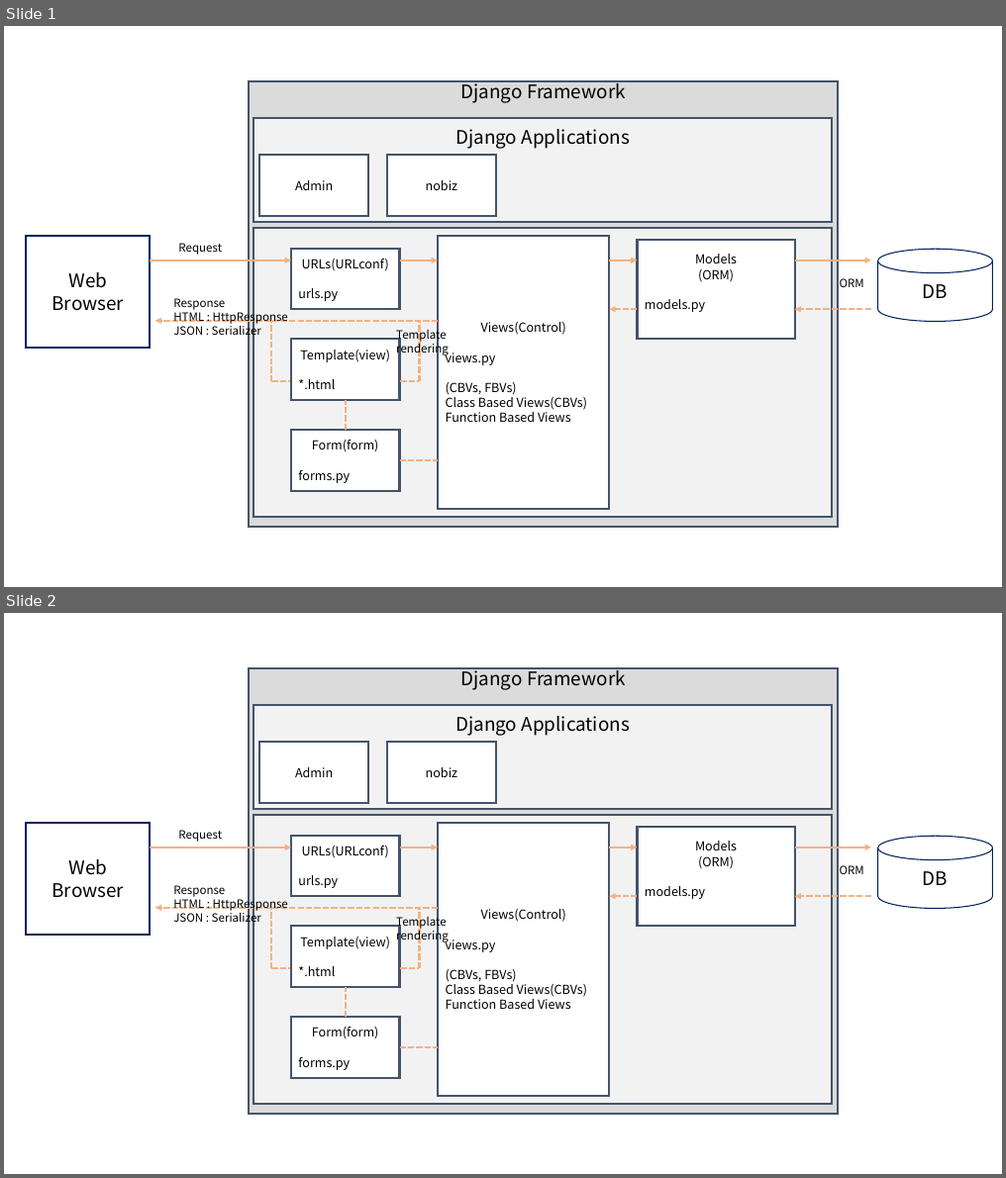
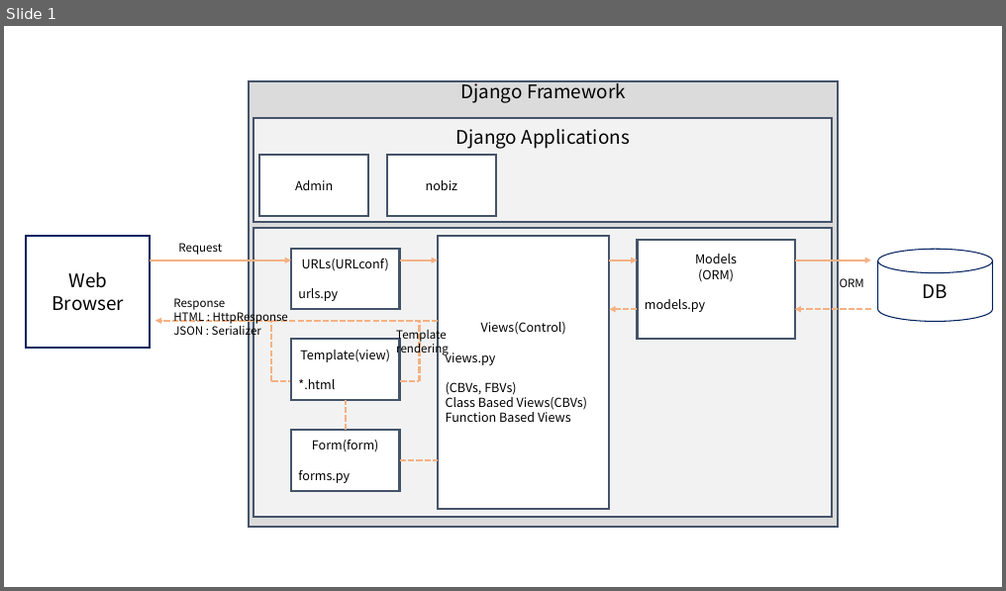
Before and after one commit to lsjsj92/text_mining_with_hwang, a slide deck: project model.pptx. Shown one above the other, each under a label of ours: slides 1 and 2 before the commit, slide 1 after it. The pictures are 1006x1178 and 1006x591 pixels, drawn with LibreOffice and Linux fonts; fonts in the diff are those of the drawing. Boxes give left, top, right and bottom in pixels: in the first picture for what was removed or moved away, otherwise in the second. Text is boxed around its words. In the diff, an @@ line names an element or a change of style, - is before the commit and + after.

```diff
--- a/project model.pptx
+++ b/project model.pptx
@@ slide 1 removed at bbox=[4, 26, 1002, 587], background #FFFFFF @@
@@ rectangle removed at bbox=[249, 81, 838, 527] @@
-Django Framework
@@ rectangle removed at bbox=[254, 118, 832, 222] @@
-Django Applications
@@ rectangle removed at bbox=[260, 155, 368, 216] @@
-Admin
@@ rectangle removed at bbox=[387, 155, 496, 216] @@
-nobiz
@@ rectangle removed at bbox=[254, 228, 832, 518] @@
@@ rectangle removed at bbox=[27, 236, 150, 348] @@
-Web
-Browser
@@ arrow removed from (150, 261) to (291, 261) @@
@@ text removed at bbox=[178, 243, 222, 255] @@
-Request
@@ rectangle removed at bbox=[291, 249, 400, 310] @@
-URLs(URLconf)
-urls.py
@@ arrow removed from (400, 261) to (439, 261) @@
@@ rectangle removed at bbox=[439, 236, 610, 509] @@
-Views(Control)
-views.py
-(CBVs, FBVs)
-Class Based Views(CBVs)
-Function Based Views
@@ arrow removed from (610, 261) to (638, 261) @@
@@ rectangle removed at bbox=[638, 240, 795, 340] @@
-Models
-(ORM)
-models.py
@@ arrow removed from (795, 261) to (871, 261) @@
@@ cylinder removed at bbox=[878, 249, 993, 322] @@
-DB
@@ text removed at bbox=[840, 278, 864, 287] @@
-ORM
@@ arrow removed from (439, 321) to (155, 321) @@
@@ text removed at bbox=[173, 298, 288, 339] @@
-Response
-HTML : HttpResponse
-JSON : Serializer
@@ line removed from (272, 381) to (272, 321) @@
@@ line removed from (420, 381) to (420, 321) @@
@@ arrow removed from (638, 310) to (610, 310) @@
@@ arrow removed from (871, 310) to (795, 310) @@
@@ rectangle removed at bbox=[291, 339, 400, 400] @@
-Template(view)
-*.html
@@ text removed at bbox=[396, 327, 449, 357] @@
-Template rendering
@@ line removed from (271, 380) to (291, 380) @@
@@ line removed from (401, 380) to (420, 380) @@
@@ line removed from (346, 430) to (346, 400) @@
@@ rectangle removed at bbox=[291, 430, 400, 491] @@
-Form(form)
-forms.py
@@ line removed from (400, 461) to (439, 461) @@
@@ what was slide 2 is now slide 1 @@
```
Also in this commit, not shown: 1 slide added, 1 other file.
